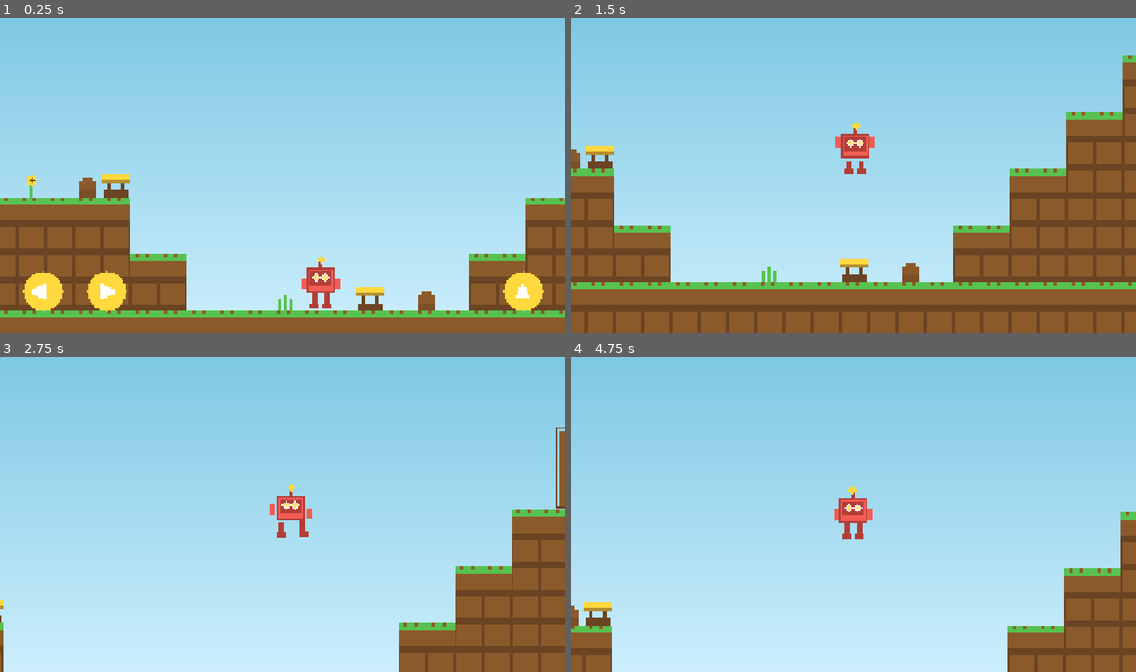
Above: before the commit, frames 1-4 (two rows, left to right).
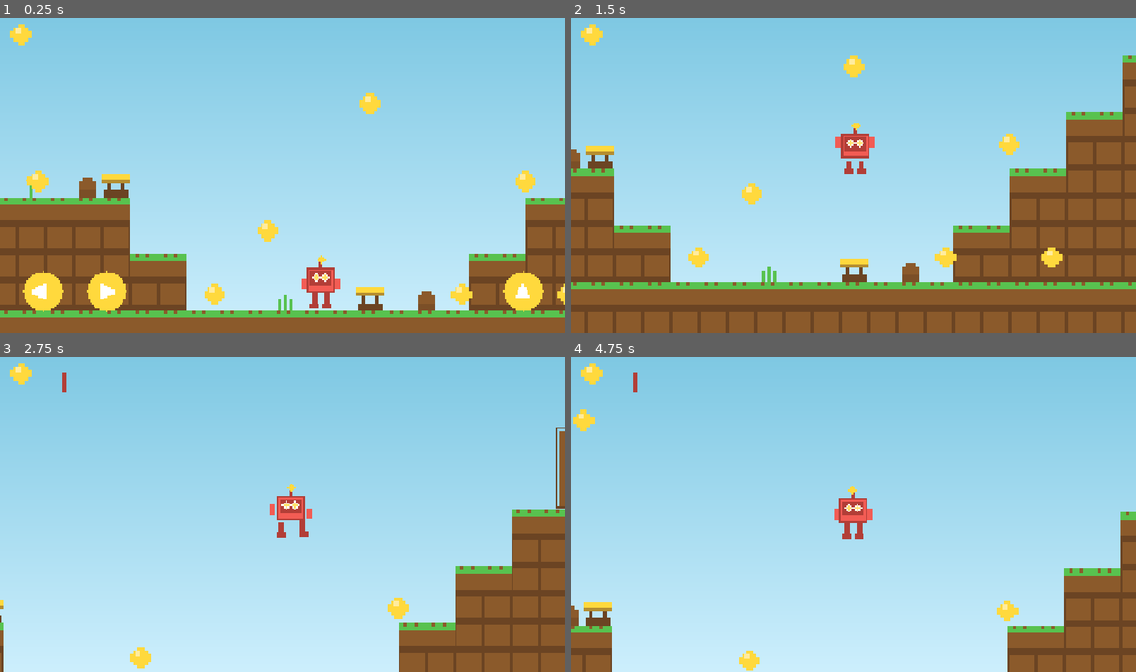
Above: after the commit, the same moments.

Repository: mansyar/chunky-platformer
Game: Godot game, scene res://src/levels/playground.tscn
The game is run twice, just before and just after one commit, with the same random seed, the same clock (stepped at 60 frames per second) and the same inputs.
Inputs (mouse positions are in pixels of both pictures, inside the frame that each line leads up to):
- Up to frame 1 (0.25 s): no input
- Up to frame 2 (1.5 s): tap Enter at 0.5 s; move the mouse to (977, 159) at 0.52 s; hold Right (move_right) 0.53-1.25 s; tap Space (jump) at 0.6, 0.77, 1.07 s; click (977, 159) at 0.67 s; drag from (740, 191) to (864, 270) at 1.27 s
- Up to frame 3 (2.75 s): move the mouse to (339, 442) at 2.02 s; hold Right (move_right) from 2.03 s (still down); tap Space (jump) at 2.1 s
- Up to frame 4 (4.75 s): release Right (move_right) at 2.75 s; drag from (825, 577) to (684, 464) at 2.77 s; move the mouse to (1023, 561) at 3.52 s; hold Left (move_left) 3.53-4.25 s; tap Space (jump) at 3.6, 3.77, 4.07 s; drag from (684, 464) to (768, 432) at 4.27 s

The runs differ from the first frame. In frame 1, 1.2% of the frame differs, in the area x 1-100%, y 2-92%; in frame 2, 1.2%; in frame 3, 0.6%; in frame 4, 0.7%.

Commit message:
feat(levels): Wire twelve handcrafted gems and the HUD counter into the playground

Diff:
--- a/src/levels/playground.gd
+++ b/src/levels/playground.gd
@@ -33,6 +33,31 @@
 const TALL_HILL_TOP := 384.0
 const BRIDGE_Y := 400.0
 
+# Handcrafted gem spots in world pixels, grouped by how Robo reaches them.
+# Placement is measured against real surfaces: walk gems hover 12px above a
+# surface top, jump gems sit exactly one jump apex (48px) above one, bounce
+# gems ride the trampoline arcs (~133px) and nothing else reaches them.
+const GEM_SPOTS: Array[Vector2] = [
+	# walk tier — plain walking pickups
+	Vector2(60, 436),  # low hill plateau
+	Vector2(140, 436),  # low hill plateau
+	Vector2(240, 500),  # valley floor, left of the elevator trampoline
+	Vector2(380, 500),  # valley floor
+	Vector2(440, 500),  # valley floor, right side
+	Vector2(416, 436),  # middle staircase step of the tall hill
+	Vector2(520, 372),  # tall hill plateau
+	Vector2(600, 372),  # tall hill plateau, far right
+	# jump tier — one clean jump apex above a surface
+	Vector2(270, 464),  # mid-air over the valley floor
+	Vector2(560, 336),  # mid-air over the tall hill plateau
+	# bounce tier — only the trampoline arcs reach this high
+	Vector2(328, 392),  # riding the bridge elevator
+	Vector2(176, 328),  # riding the low-hill trampoline
+]
+
+var _robot: Robot
+var _counter: GemCounter
+
 
 func _ready() -> void:
 	_build_sky()
@@ -42,8 +67,11 @@
 	_build_tiles(world)
 	_build_interactives(world)
 	_build_props(world)
-	var robot: Robot = _build_robot(world)
-	_build_camera(world, robot)
+	_robot = _build_robot(world)
+	_build_camera(world, _robot)
+	_build_gems(world)
+	_counter = GemCounter.new()
+	add_child(_counter)
 	add_child(TouchControls.new())
 
 
@@ -182,9 +210,34 @@
 
 
 func _build_props(world: Node2D) -> void:
-	_spawn_prop("gem", Vector2(88, 424), world)
 	_spawn_prop("key", Vector2(600, 352), world)
 	_spawn_prop("door_locked", Vector2(520, 360), world)
+
+
+func _build_gems(world: Node2D) -> void:
+	for spot: Vector2 in GEM_SPOTS:
+		var gem := Gem.new()
+		gem.position = spot
+		gem.collected.connect(_on_gem_collected)
+		gem.respawned.connect(_on_gem_respawned)
+		world.add_child(gem)
+
+
+func _on_gem_collected(gem: Gem) -> void:
+	# Juice must never interrupt play: the ring pops, the counter bumps, Robo
+	# squashes — and his velocity is untouched.
+	PopEffect.spawn(gem.get_parent(), gem.global_position, _gem_color())
+	_counter.increment()
+	_robot.celebrate()
+
+
+func _on_gem_respawned(gem: Gem) -> void:
+	# The returning gem announces itself with the same sparkle burst.
+	PopEffect.spawn(gem.get_parent(), gem.global_position, _gem_color())
+
+
+func _gem_color() -> Color:
+	return Palettes.AREA_PALETTES["meadow"]["accent"]
 
 
 func _spawn_prop(asset_name: String, at: Vector2, world: Node2D) -> void:
--- a/src/world/gem.gd
+++ b/src/world/gem.gd
@@ -61,23 +61,30 @@
 
 
 ## Collect the gem. Idempotent: repeated calls while hidden do nothing.
-## Monitoring is disabled with set_deferred because collection can arrive
-## from a physics callback (body_entered) where flushing is forbidden.
+## The sensor stays live while hidden so the respawn can check whether
+## Robo has stepped off the spot.
 func collect() -> void:
 	if _is_collected:
 		return
 	_is_collected = true
 	_sprite.visible = false
-	set_deferred("monitoring", false)
 	var timer := get_node("RespawnTimer") as Timer
 	timer.start(respawn_delay)
 	collected.emit(self)
 
 
 func _on_respawn_timer_timeout() -> void:
+	# Wait until the body that took the gem has stepped off: a gem must
+	# never pop back underneath Robo and pop straight off again (free gems
+	# would inflate the counter and the gem would look like it never left).
+	# Only movers count — static geometry such as the bridge above a gem is
+	# irrelevant and would block the respawn forever.
+	for body: Node2D in get_overlapping_bodies():
+		if body is CharacterBody2D:
+			(get_node("RespawnTimer") as Timer).start(respawn_delay)
+			return
 	_is_collected = false
 	_sprite.visible = true
-	set_deferred("monitoring", true)
 	respawned.emit(self)
 
 
--- a/tests/test_gem.gd
+++ b/tests/test_gem.gd
@@ -70,12 +70,25 @@
 	assert_true(gem.is_collected(), "gem reports collected state.")
 
 
-func test_collected_gem_hides_and_stops_watching() -> void:
+func test_collected_gem_hides_its_art() -> void:
 	var gem := _gem()
 	var sprite := gem.find_child("Sprite", true, false) as Sprite2D
 	gem.collect()
 	assert_true(gem.is_collected(), "gem is collected.")
 	assert_false(sprite.visible, "collected gem hides its art.")
+
+
+func test_gem_waits_for_the_body_to_leave_before_respawning() -> void:
+	# A gem must not pop back under the body that just took it.
+	var gem := _gem()
+	gem.respawn_delay = 0.05
+	var body := _body_at(Vector2.ZERO)
+	gem.collect()
+	await get_tree().create_timer(0.2).timeout
+	assert_true(gem.is_collected(), "gem stays hidden while Robo stands on the spot.")
+	body.queue_free()
+	await get_tree().create_timer(0.3).timeout
+	assert_false(gem.is_collected(), "gem returns once the spot is clear.")
 
 
 func test_gem_respawns_after_its_delay() -> void:
--- /dev/null
+++ b/tests/test_gem_integration.gd
@@ -0,0 +1,176 @@
+extends GdToolsTest
+## End-to-end tests for gems in the playground level (Phase 5).
+##
+## Reach tiers are verified geometrically against the level's real surfaces
+## (world y of the walkable tops) instead of trusting a hand-written label:
+##   - walk  = gem hovering 12px above a surface
+##   - jump  = gem exactly one jump apex (48px) above a surface
+##   - bounce= gem high above a trampoline, only the arc reaches it
+
+const PLAYGROUND_SCENE := "res://src/levels/playground.tscn"
+const SURFACES: Array[float] = [384.0, 416.0, 448.0, 480.0, 512.0]
+const TRAMPOLINE_X: Array[float] = [328.0, 176.0]
+const HOVER_ABOVE_SURFACE := 12.0
+const JUMP_APEX := 48.0
+const WALK_FRAMES := 200
+
+
+func _open_level() -> Node2D:
+	var level: Node2D = load(PLAYGROUND_SCENE).instantiate()
+	add_child(level)
+	return level
+
+
+func _gems(level: Node2D) -> Array[Node]:
+	return level.find_children("*", "Gem", true, false)
+
+
+func _counter(level: Node2D) -> GemCounter:
+	for child: Node in level.get_children():
+		if child is GemCounter:
+			return child
+	return null
+
+
+func _robot(level: Node2D) -> Robot:
+	return level.find_child("Robo", true, false) as Robot
+
+
+func _ensure_actions() -> void:
+	for action: String in ["move_left", "move_right", "jump"]:
+		if not InputMap.has_action(action):
+			InputMap.add_action(action)
+
+
+func _walk_until_collected(level: Node2D, direction: String) -> bool:
+	_ensure_actions()
+	Input.action_press(direction)
+	for i: int in range(WALK_FRAMES):
+		await get_tree().physics_frame
+		if _counter(level).count() > 0:
+			Input.action_release(direction)
+			return true
+	Input.action_release(direction)
+	return false
+
+
+func test_level_spawns_twelve_gems() -> void:
+	var level := _open_level()
+	assert_eq(_gems(level).size(), 12, "the playground holds twelve collectible gems.")
+
+
+func test_gems_are_grouped_into_reachable_tiers() -> void:
+	var level := _open_level()
+	var walk := 0
+	var jump := 0
+	var bounce := 0
+	for gem: Node in _gems(level):
+		var pos: Vector2 = gem.position
+		var matched := false
+		for surface: float in SURFACES:
+			if absf(pos.y - (surface - HOVER_ABOVE_SURFACE)) < 1.0:
+				walk += 1
+				matched = true
+				break
+			if absf(pos.y - (surface - JUMP_APEX)) < 1.0:
+				jump += 1
+				matched = true
+				break
+		if not matched:
+			for tramp_x: float in TRAMPOLINE_X:
+				if absf(pos.x - tramp_x) <= 16.0 and pos.y <= 512.0 - 100.0:
+					bounce += 1
+					break
+	assert_gte(walk, 6, "most gems are plain walking pickups.")
+	assert_gte(jump, 2, "at least two gems need a jump.")
+	assert_gte(bounce, 2, "at least two gems need the trampoline arc.")
+
+
+func test_level_has_a_counter_starting_at_zero() -> void:
+	var level := _open_level()
+	assert_not_null(_counter(level), "the level owns a HUD counter.")
+	assert_eq(_counter(level).count(), 0, "the counter starts empty.")
+
+
+func test_no_static_gem_sprite_remains() -> void:
+	# The old placeholder gem prop was a plain Sprite2D child of the world;
+	# real gems are Gem (Area2D) entities instead.
+	var level := _open_level()
+	var world := level.get_node("World")
+	var gem_texture: Texture2D = AssetFactory.get_texture("gem", "meadow")
+	var leftover := 0
+	for child: Node in world.get_children():
+		if child is Sprite2D and (child as Sprite2D).texture == gem_texture:
+			leftover += 1
+	assert_eq(leftover, 0, "no plain gem sprites linger (gems are Gem nodes).")
+
+
+func test_walking_right_collects_a_gem_and_counts_it() -> void:
+	var level := _open_level()
+	assert_true(await _walk_until_collected(level, "move_right"), "Robo collected a gem.")
+	assert_eq(_counter(level).count(), 1, "the counter shows one gem.")
+	var hidden := 0
+	for gem: Node in _gems(level):
+		if (gem as Gem).is_collected():
+			hidden += 1
+	assert_eq(hidden, 1, "exactly the walked-into gem is hidden.")
+
+
+func test_collect_spawns_juice_and_celebrates() -> void:
+	var level := _open_level()
+	assert_true(await _walk_until_collected(level, "move_right"), "Robo collected a gem.")
+	var pops := level.find_children("*", "PopEffect", true, false)
+	assert_gt(pops.size(), 0, "collecting pops an effect.")
+	var sprite := _robot(level).find_children("*", "AnimatedSprite2D", true, false)[0]
+	# The celebration tween needs a frame to move the sprite.
+	for i: int in range(3):
+		await get_tree().process_frame
+	assert_ne((sprite as AnimatedSprite2D).scale, Vector2.ONE, "Robo celebrates.")
+
+
+func test_gem_respawns_after_its_delay() -> void:
+	var level := _open_level()
+	for gem: Node in _gems(level):
+		(gem as Gem).respawn_delay = 0.1
+	assert_true(await _walk_until_collected(level, "move_right"), "Robo collected a gem.")
+	var collected: Array[Node] = []
+	for gem: Node in _gems(level):
+		if (gem as Gem).is_collected():
+			collected.append(gem)
+	assert_eq(collected.size(), 1, "one gem was taken.")
+	var count_after: int = _counter(level).count()
+	# Put Robo somewhere far away (the gem waits for him to leave — a gem that
+	# pops back under him would be a free gem and look broken).
+	_robot(level).position = Vector2(100, 434)
+	for i: int in range(5):
+		await get_tree().physics_frame
+	await get_tree().create_timer(0.6).timeout
+	var gem := collected[0] as Gem
+	assert_false(gem.is_collected(), "the gem came back.")
+	var art := gem.find_child("Sprite", true, false) as Sprite2D
+	assert_true(art.visible, "the returned gem shows its art again.")
+	assert_eq(
+		_counter(level).count(),
+		count_after,
+		(
+			"the counter keeps the collected total (count=%d, was %d)"
+			% [_counter(level).count(), count_after]
+		)
+	)
+
+
+func test_robot_keeps_moving_while_collecting() -> void:
+	# Anti-frustration rule: collecting must never interrupt movement.
+	var level := _open_level()
+	_ensure_actions()
+	var robot := _robot(level)
+	Input.action_press("move_right")
+	for i: int in range(120):
+		await get_tree().physics_frame
+		if _counter(level).count() > 0:
+			break
+	var collected_at := robot.position.x
+	for i: int in range(30):
+		await get_tree().physics_frame
+	Input.action_release("move_right")
+	assert_gt(robot.position.x, collected_at + 10.0, "Robo kept walking after collecting.")
Not shown, added: tests/test_gem_integration.gd.uid
